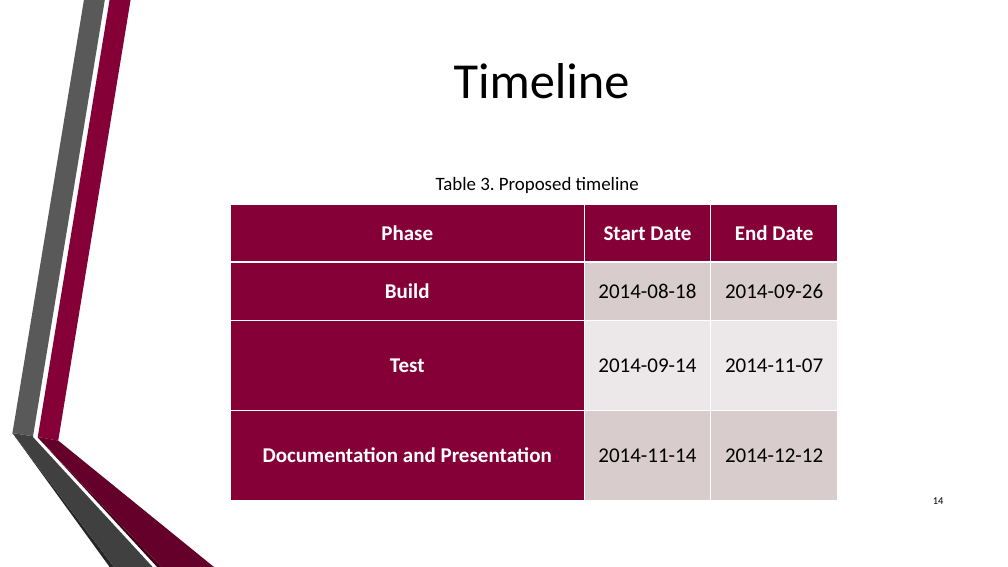
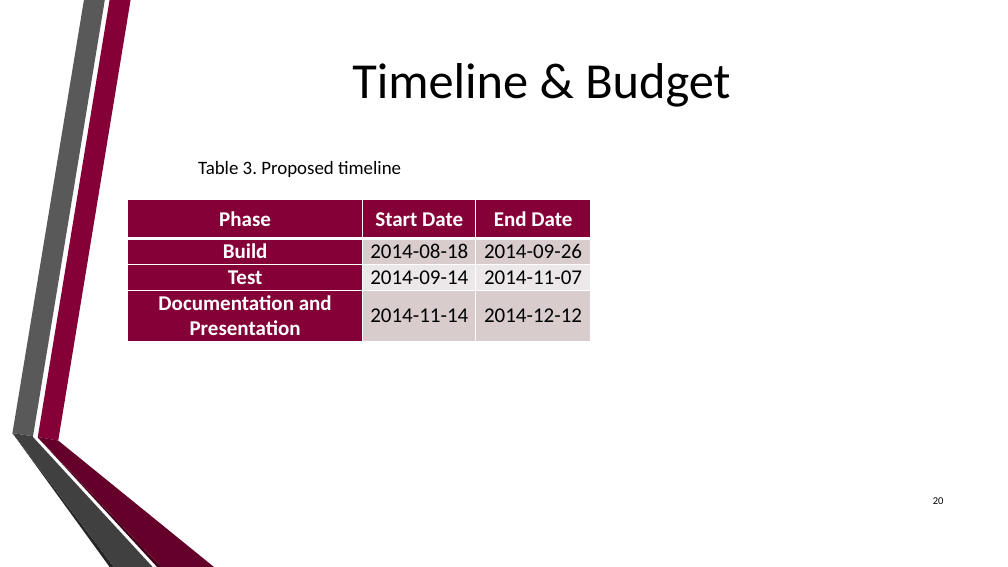
Before and after one commit to dan-olsen/SeniorDesign, a slide deck: slide 20 of Presentations/DesignPres/DesignPres-75.pptx (slide 14 before the commit). Drawn at 1008x567 pixels with LibreOffice and Linux fonts; fonts in the diff are those of the drawing; background and template pictures are left out. Boxes give left, top, right and bottom in pixels: in the first picture for what was removed or moved away, otherwise in the second. Text is boxed around its words. In the diff, an @@ line names an element or a change of style, - is before the commit and + after.

```diff
--- a/Presentations/DesignPres/DesignPres-75.pptx
+++ b/Presentations/DesignPres/DesignPres-75.pptx
@@ title at <box>352,63,730,107</box>: text changed @@
-Timeline
+Timeline & Budget
@@ text "Table 3. Proposed timeline": place and size @@
-text "Table 3. Proposed timeline" at <box>436,177,639,193</box>
+text "Table 3. Proposed timeline" at <box>198,161,401,177</box>
@@ table: place and size @@
-table at <box>230,204,839,501</box>
+table at <box>128,199,591,346</box>
@@ page number at <box>933,497,944,504</box>: text changed @@
-14
+20
```
Also in this commit, not shown: 3 other slides changed, 11 slides added, 5 slides removed.
